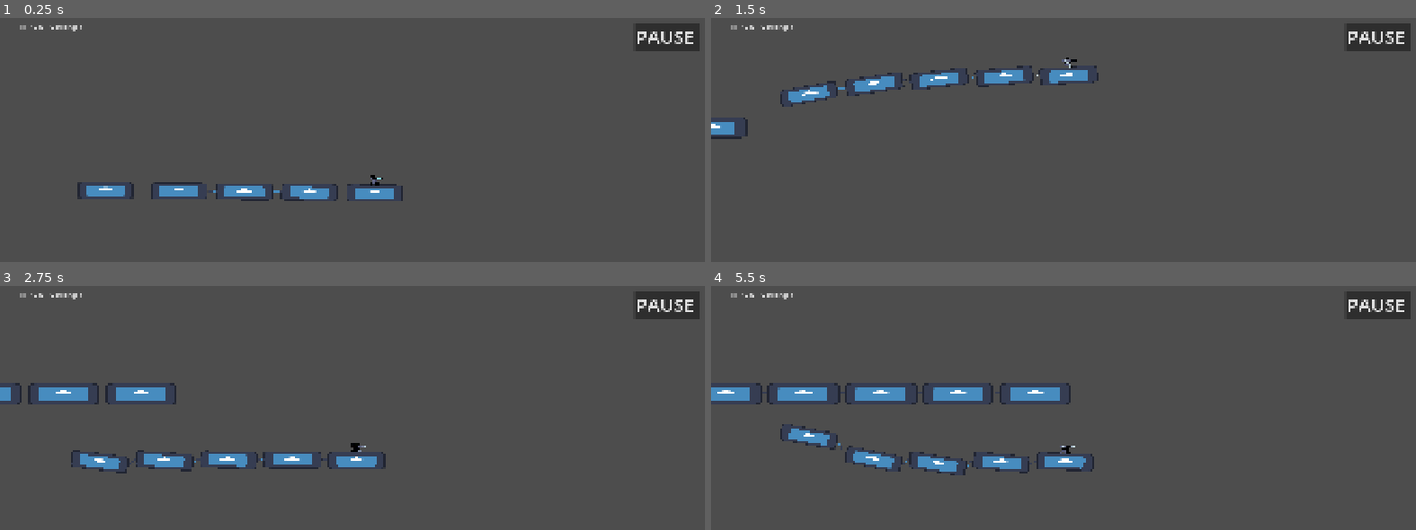
Above: before the commit, frames 1-4 (two rows, left to right).
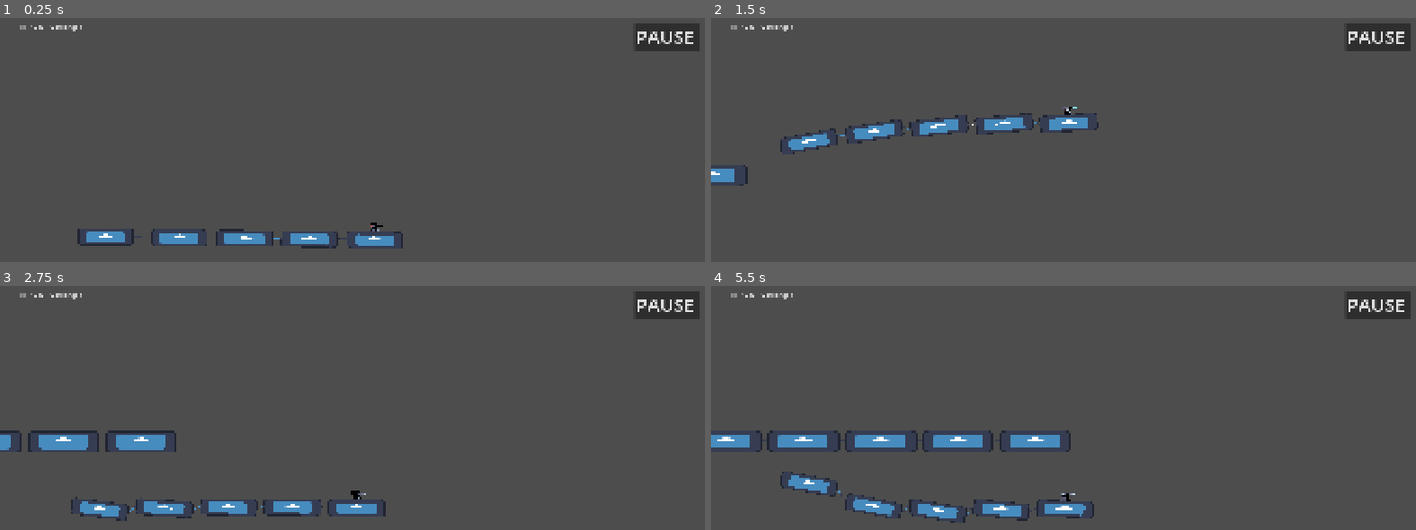
Above: after the commit, the same moments.

Repository: g3evorz/Gameseed-2026
Game: Godot game, scene res://Scenes/main.tscn
Same seed, same stepped clock (60 frames per second), same inputs: the game is played once before the commit and once after it. This scene is started directly instead of the project's main scene. The engine's default icon, where the game draws it, is replaced by a stand-in: a white triangle on a blue panel in a dark square.
Inputs (mouse positions are in pixels of both pictures, inside the frame that each line leads up to):
- Up to frame 1 (0.25 s): no input
- Up to frame 2 (1.5 s): move the mouse to (1225, 186) at 0.52 s; hold Up (ui_up) 0.53-1.25 s; click (1225, 186) at 0.67 s; drag from (929, 225) to (1077, 66) at 1.27 s
- Up to frame 3 (2.75 s): move the mouse to (430, 383) at 2.02 s; hold Down (ui_down) from 2.03 s (still down)
- Up to frame 4 (5.5 s): release Down (ui_down) at 2.75 s; drag from (outside the picture) to (852, 412) at 2.77 s; move the mouse to (outside the picture) at 3.52 s; hold Up (ui_up) 3.53-4.25 s; drag from (852, 412) to (1070, 329) at 4.27 s; move the mouse to (1105, 473) at 5.02 s; hold Up (ui_up) from 5.03 s (still down); click (1105, 473) at 5.17 s

The runs differ from the first frame. In frame 1, 3.2% of the frame differs, in the area x 10-58%, y 64-95%; in frame 2, 3.7%; in frame 3, 5.6%; in frame 4, 7.1%, in the area x 0-55%, y 39-98%.

Commit message:
Add difficulty-based obstacle multiplier system
Implement comprehensive difficulty scaling for obstacles and damage. Added health_multiplier and damage_multiplier to difficulty configs. Introduced specific_weight_multipliers to adjust spawn chances per obstacle type per difficulty. Improved enemy weapon spawner with dual spawn margin controls and better laser entrance animation. Updated obstacle and rocket damage calculations to scale with difficulty. Fixed method naming consistency (terima_damage → take_damage).

Diff:
--- a/Data/Difficulty/easy_difficulty.tres
+++ b/Data/Difficulty/easy_difficulty.tres
@@ -1,9 +1,13 @@
 [gd_resource type="Resource" script_class="DifficultyConfig" format=3 uid="uid://7avancjj5v0"]
 
 [ext_resource type="Script" uid="uid://bwbhc3np6qbq5" path="res://Script/Configuration/Difficulty_config.gd" id="1_0s2i5"]
+[ext_resource type="Resource" uid="uid://b3eb6mfvn044l" path="res://Data/Obstacle/small_asteroid.tres" id="2_mq000"]
 
 [resource]
 script = ExtResource("1_0s2i5")
 spawn_chance = 0.25
+specific_weight_multipliers = {
+ExtResource("2_mq000"): 3.0
+}
 targeting_inaccuracy = 70.0
 metadata/_custom_type_script = "uid://bwbhc3np6qbq5"
--- a/Data/Difficulty/hard_difficulty.tres
+++ b/Data/Difficulty/hard_difficulty.tres
@@ -1,14 +1,21 @@
 [gd_resource type="Resource" script_class="DifficultyConfig" format=3 uid="uid://bdhucb6u023mc"]
 
 [ext_resource type="Script" uid="uid://bwbhc3np6qbq5" path="res://Script/Configuration/Difficulty_config.gd" id="1_agvgg"]
+[ext_resource type="Resource" uid="uid://bw6wnloibyrcs" path="res://Data/Obstacle/big_asteroid.tres" id="2_xe3wx"]
+[ext_resource type="Resource" uid="uid://chewkll570sp2" path="res://Data/Obstacle/laser.tres" id="3_jnxtl"]
 
 [resource]
 script = ExtResource("1_agvgg")
-activation_speed_ratio = 0.8
-spawn_chance = 0.8
+activation_speed_ratio = 0.2
+spawn_chance = 0.919
 spawn_interval = 3.0
-targeting_inaccuracy = 20.0
-overtake_duration = 10.0
+specific_weight_multipliers = {
+ExtResource("2_xe3wx"): 3.0,
+ExtResource("3_jnxtl"): 2.0
+}
+targeting_inaccuracy = 10.0
+overtake_duration = 8.0
+cooldown_duration = 8.0
 lurk_time_min = 3.0
 lurk_time_max = 5.0
 drop_hold_time = 5.0
--- a/Data/Difficulty/medium_difficulty.tres
+++ b/Data/Difficulty/medium_difficulty.tres
@@ -1,12 +1,18 @@
 [gd_resource type="Resource" script_class="DifficultyConfig" format=3 uid="uid://bl1glh6yqcqdg"]
 
 [ext_resource type="Script" uid="uid://bwbhc3np6qbq5" path="res://Script/Configuration/Difficulty_config.gd" id="1_na1ai"]
+[ext_resource type="Resource" uid="uid://n6oa88amem4a" path="res://Data/Obstacle/roket.tres" id="2_q3r05"]
+[ext_resource type="Resource" uid="uid://bw6wnloibyrcs" path="res://Data/Obstacle/big_asteroid.tres" id="3_xveql"]
 
 [resource]
 script = ExtResource("1_na1ai")
 activation_speed_ratio = 0.5
 spawn_chance = 0.65
 spawn_interval = 4.0
+specific_weight_multipliers = {
+ExtResource("2_q3r05"): 2.0,
+ExtResource("3_xveql"): 2.0
+}
 cooldown_duration = 4.2
 lurk_time_min = 8.0
 lurk_time_max = 10.0
--- a/Data/Obstacle/laser.tres
+++ b/Data/Obstacle/laser.tres
@@ -6,6 +6,7 @@
 [resource]
 script = ExtResource("1_4r31s")
 obstacle_scene = ExtResource("1_nddwi")
+spawn_weight = 10.0
 spawn_behavior = 1
 extra_warning_duration = 0.0
 spawn_edge_margin = 0.0
--- a/Scenes/main.tscn
+++ b/Scenes/main.tscn
@@ -23,14 +23,18 @@
 [node name="EnemyWeaponSpawner" type="Node" parent="." unique_id=1565456601]
 script = ExtResource("3_344ge")
 possible_obstacles = Array[ExtResource("3_hptm8")]([ExtResource("4_d1ilt"), ExtResource("5_k12tt")])
+vertical_spawn_margin_min = 200.0
 
 [node name="Enemy" parent="." unique_id=811008233 groups=["Enemy"] instance=ExtResource("2_21xkr")]
 position = Vector2(319.99997, -313.00003)
 scale = Vector2(1.25, 1.25)
 
-[node name="Kereta" parent="." unique_id=1640051749 instance=ExtResource("1_bo1nx")]
+[node name="Kereta" parent="." unique_id=1640051749 groups=["Player"] instance=ExtResource("1_bo1nx")]
 position = Vector2(441, -39)
 scene_gerbong = ExtResource("3_kry3j")
+
+[node name="Camera2D" parent="Kereta/Kepala" parent_id_path=PackedInt32Array(1640051749, 1780252134) index="0" unique_id=1503878241]
+position = Vector2(-129, -174.68)
 
 [node name="World" parent="." unique_id=1368948942 instance=ExtResource("2_8gbba")]
 position = Vector2(3, 0)
--- a/Script/Configuration/Difficulty_config.gd
+++ b/Script/Configuration/Difficulty_config.gd
@@ -12,6 +12,15 @@
 @export_group("Level Spawn Interval")
 
 @export var spawn_interval: float = 10.0
+
+@export_group("Difficulty Obstacle Multiplier")
+
+@export var health_multiplier: float = 7.5
+@export var damage_multiplier: float = 5.0
+@export var default_spawn_weight_multiplier: float = 1.0
+
+@export_group("Targeted Weight Multipliers")
+@export var specific_weight_multipliers: Dictionary = {}
 
 @export_group("Targeting & Complexity")
 ## Tingkat ketidakakuratan musuh saat membidik posisi Y pemain (untuk rintangan TEMPORARY).
--- a/Script/System/EnemyWeapon_spawner.gd
+++ b/Script/System/EnemyWeapon_spawner.gd
@@ -5,7 +5,8 @@
 @export var spawn_margin: float = 150.0
 
 @export_group("Zona Terlarang (Temporary Obstacles)")
-@export var vertical_spawn_margin: float = 50.0
+@export var vertical_spawn_margin_min: float = 50.0
+@export var vertical_spawn_margin_max: float = 50.0
 @export var base_forbidden_radius: float = 110.0
 @export var hard_forbidden_radius: float = 70.0
 @export var base_safe_gap: float = 180.0
@@ -63,6 +64,7 @@
 
 func _get_random_obstacle() -> ObstacleData:
 	var valid_obstacles: Array[ObstacleData] = []
+	var multiplier: float = current_difficulty.default_spawn_weight_multiplier
 	var total_weight: float = 0.0
 
 	for obs in possible_obstacles:
@@ -72,8 +74,11 @@
 		if obs.spawn_behavior == ObstacleData.SpawnBehavior.DYNAMIC_PERMANENT and not current_difficulty.allow_permanent_obstacles:
 			continue
 
+		if current_difficulty and current_difficulty.specific_weight_multipliers.has(obs):
+			multiplier = current_difficulty.specific_weight_multipliers[obs]
+
 		valid_obstacles.append(obs)
-		total_weight += obs.spawn_weight
+		total_weight += obs.spawn_weight  * multiplier
 
 	if valid_obstacles.is_empty() or total_weight <= 0.0:
 		return null
@@ -106,8 +111,16 @@
 	var visible_rect_size = cam.get_viewport_rect().size / cam.zoom
 	var camera_top = screen_center_y - (visible_rect_size.y / 2.0)
 	var camera_bottom = screen_center_y + (visible_rect_size.y / 2.0)
-	var min_track_y = camera_top + vertical_spawn_margin
-	var max_track_y = camera_bottom - vertical_spawn_margin
+	#	I Also confused about the min and max track_y, this all happend because godot "weird" coordinate system
+	var min_track_y = camera_top + vertical_spawn_margin_max
+	var max_track_y = camera_bottom - vertical_spawn_margin_min
+	var inaccuracy = current_difficulty.targeting_inaccuracy
+
+	print("Screen Center : ", screen_center_y)
+	print("Camera top : ", camera_top)
+	print("Camera bottom : ", camera_bottom)
+	print("Minimum Y spawn : ", min_track_y)
+	print("Maksimum Y spawn : ", max_track_y)
 
 	if not _track_has_room(min_track_y, max_track_y):
 		return
@@ -139,12 +152,11 @@
 			player, min_track_y, max_track_y,
 			Callable(self, "_finalize_target_y"),
 			travel_time,
-			current_difficulty.targeting_inaccuracy
+			inaccuracy
 		)
 
 	elif instance.has_method("setup_dynamic_laser"):
-		var inaccuracy = current_difficulty.targeting_inaccuracy
-		var candidate_y = player.global_position.y + randf_range(-inaccuracy, inaccuracy)
+		var candidate_y = _find_largest_gap_center(min_track_y, max_track_y)
 		var target_y = _finalize_target_y(candidate_y, min_track_y, max_track_y, travel_time)
 
 		var start_y: float
@@ -158,7 +170,6 @@
 
 		instance.setup_dynamic_laser(start_pos, target_pos, travel_time, cam, obstacle_data.spawn_edge_margin)
 	else:
-		var inaccuracy = current_difficulty.targeting_inaccuracy
 		var candidate_y = player.global_position.y + randf_range(-inaccuracy, inaccuracy)
 		instance.global_position = Vector2(spawn_x, _finalize_target_y(candidate_y, min_track_y, max_track_y, travel_time))
 
--- a/Script/Weapon/Musuh/laser.gd
+++ b/Script/Weapon/Musuh/laser.gd
@@ -5,7 +5,6 @@
 
 @export var bullet_scene: PackedScene
 @export var damage_laser: float = 9999999.0
-
 
 var engaging_duration: float = 1.0   # durasi laser bergerak dari start -> target
 var warning_duration: float = 2.0    # durasi telegraph diam di posisi akhir sebelum nembak
@@ -24,6 +23,8 @@
 
 var _cam: Camera2D
 var _edge_margin: float = 0.0
+
+@export var entrance_offset_x: float = 300.0
 
 @onready var warning_indicator = $WarningIndicator
 @onready var satellite_body = $SatelliteSprite
@@ -53,20 +54,28 @@
 	match current_state:
 		State.ENGAGING:
 			_time_passed += delta
-			warning_indicator.modulate.a = 0.5 + (sin(_time_passed * telegraph_speed) * 0.5)
+			#warning_indicator.modulate.a = 0.5 + (sin(_time_passed * telegraph_speed) * 0.5) # EFEK NGEBLINK
 
-			var current_x: float = _get_anchored_x()
+			var anchored_x: float = _get_anchored_x()
 
 			if _is_moving and engaging_duration > 0:
 				var progress = clamp(_time_passed / engaging_duration, 0.0, 1.0)
 				var eased_progress = ease(progress, -1.5)
+
+				# Entrance X: mulai dari luar layar (anchored_x + offset, ke arah kanan)
+				# lalu slide masuk menuju anchored_x seiring progress.
+				var x = anchored_x + entrance_offset_x * (1.0 - eased_progress)
+
+				# Tracking Y tetap dinamis seperti semula (lock-on ke posisi target).
 				var y = lerp(_start_position.y, _target_position.y, eased_progress)
-				global_position = Vector2(current_x, y)
+				global_position = Vector2(x, y)
 			else:
-				global_position = Vector2(current_x, _target_position.y)
+				global_position = Vector2(anchored_x, _target_position.y)
 
 			if _time_passed >= engaging_duration:
 				_enter_state(State.WARNING)
+
+
 
 		State.WARNING:
 			_time_passed += delta
@@ -97,12 +106,11 @@
 
 	match current_state:
 		State.ENGAGING:
-			warning_indicator.show()
+			warning_indicator.hide()
 			satellite_body.show()
 
 		State.WARNING:
 			warning_indicator.show()
-			satellite_body.show()
 
 		State.LAUNCH:
 			warning_indicator.hide()
--- a/Script/Weapon/Musuh/rocket.gd
+++ b/Script/Weapon/Musuh/rocket.gd
@@ -79,8 +79,8 @@
 func _on_body_entered(body: Node2D) -> void:
 	if body.is_in_group("Player"):
 
-		if body.has_method("terima_damage"):
-			body.terima_damage(damage_tabrakan)
+		if body.has_method("take_damage"):
+			body.take_damage(damage_tabrakan)
 		#
 		#elif body.get_parent() and body.get_parent().has_method("terima_damage"):
 			#body.get_parent().terima_damage(damage_tabrakan)
--- a/Script/autoload/GameManager.gd
+++ b/Script/autoload/GameManager.gd
@@ -6,6 +6,7 @@
 @export var ACCELERATION: float = 13.0
 
 @export var difficulty_phases: Array[DifficultyConfig] = []
+@export var weight_multipliers: Dictionary = {}
 
 # Hit and Stop
 @export var HIT_STOP_DURATION: float = 0.8  # Durasi game freeze (dalam detik)
--- a/Script/obstacle.gd
+++ b/Script/obstacle.gd
@@ -1,13 +1,13 @@
 extends Area2D
 
 @export var data: ObstacleData
-@export var damage_tabrakan: int = 200
+@export var damage_tabrakan: float = 200
 @export var kekuatan_slow: float = 0.7
 
-var current_hp: int
+var current_hp: float
 
 func _ready():
-	current_hp = data.max_hp
+	current_hp = data.max_hp * GameManager.current_difficulty.health_multiplier
 
 func take_damage(damage_amount: int):
 	current_hp -= damage_amount
@@ -28,7 +28,7 @@
 
 		# Jika Ghost Mode mati, jalankan tabrakan normal
 		if kereta and kereta.has_method("take_damage"):
-			kereta.take_damage(damage_tabrakan)
+			kereta.take_damage(damage_tabrakan * GameManager.current_difficulty.damage_multiplier)
 
 		GameManager.terapkan_efek_ram(kekuatan_slow)
 		# Hancurkan obstacle
